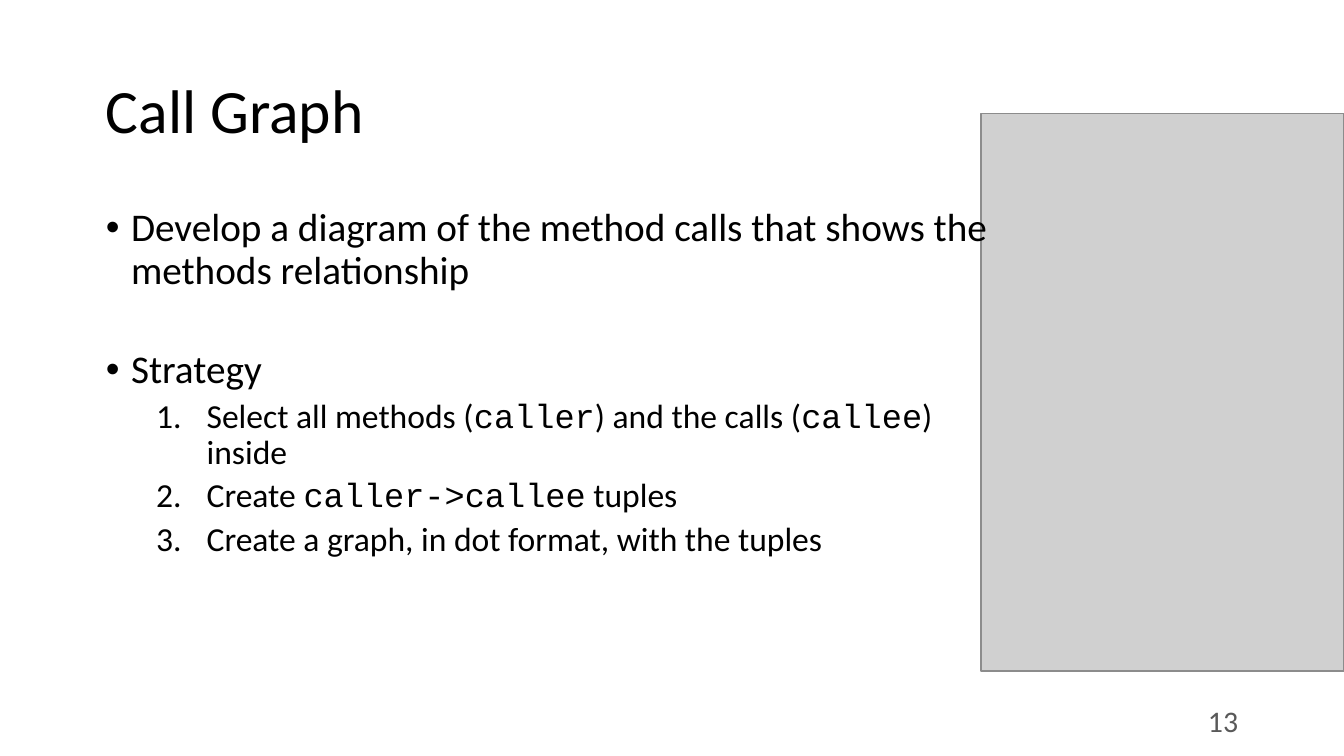
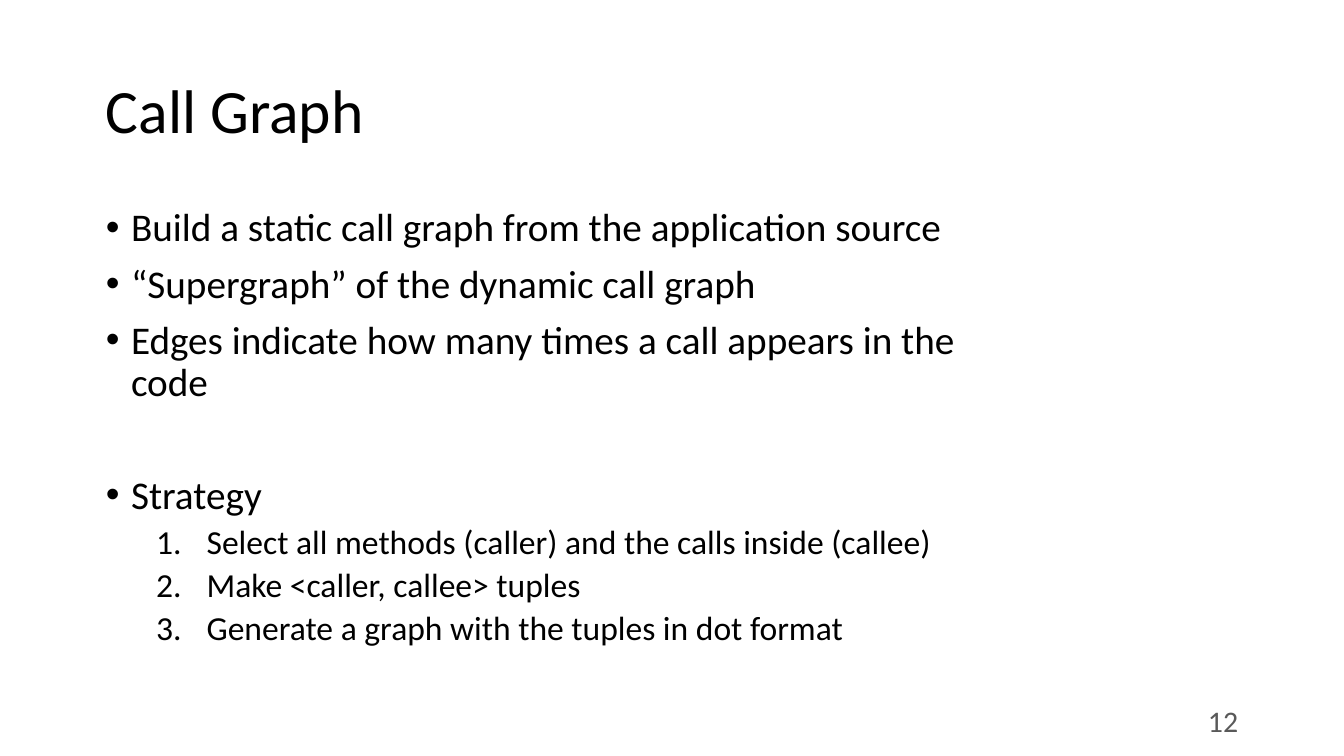
Before and after one commit to specs-feup/specs-lara, a slide deck: slide 12 of Tutorial-2018-INDIN/Clava-Tutorial.pptx (slide 13 before the commit). Drawn at 1344x756 pixels with LibreOffice and Linux fonts; fonts in the diff are those of the drawing; grey boxes stand for pictures. Boxes give left, top, right and bottom in pixels: in the first picture for what was removed or moved away, otherwise in the second. Text is boxed around its words. In the diff, an @@ line names an element or a change of style, - is before the commit and + after.

```diff
--- a/Tutorial-2018-INDIN/Clava-Tutorial.pptx
+++ b/Tutorial-2018-INDIN/Clava-Tutorial.pptx
@@ picture removed at [981,113,1344,671] @@
@@ text at [131,213,954,397]: text changed @@
-• Develop a diagram of the method calls that shows the methods relationship
+• Build a static call graph from the application source
+• “Supergraph” of the dynamic call graph
+• Edges indicate how many times a call appears in the code
@@ text at [207,529,930,646]: text changed @@
-  1. Select all methods (caller) and the calls (callee) inside
-  2. Create caller->callee tuples
-  3. Create a graph, in dot format, with the tuples
+  1. Select all methods (caller) and the calls inside (callee)
+  2. Make <caller, callee> tuples
+  3. Generate a graph with the tuples in dot format
@@ page number at [1208,712,1238,732]: text changed @@
-13
+12
```
Also in this commit, not shown: 3 other slides changed, 6 slides added, 11 slides removed.
